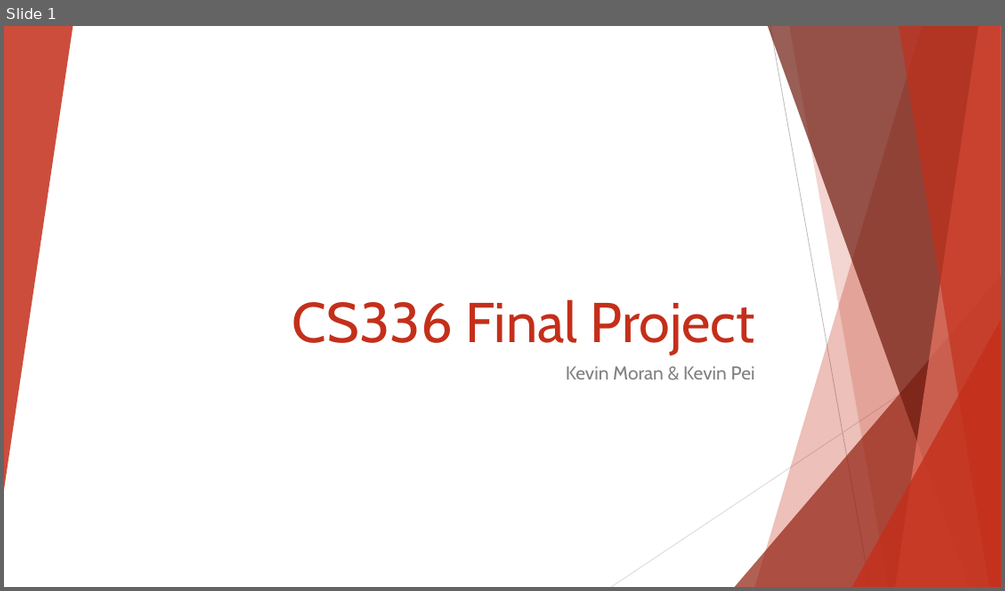
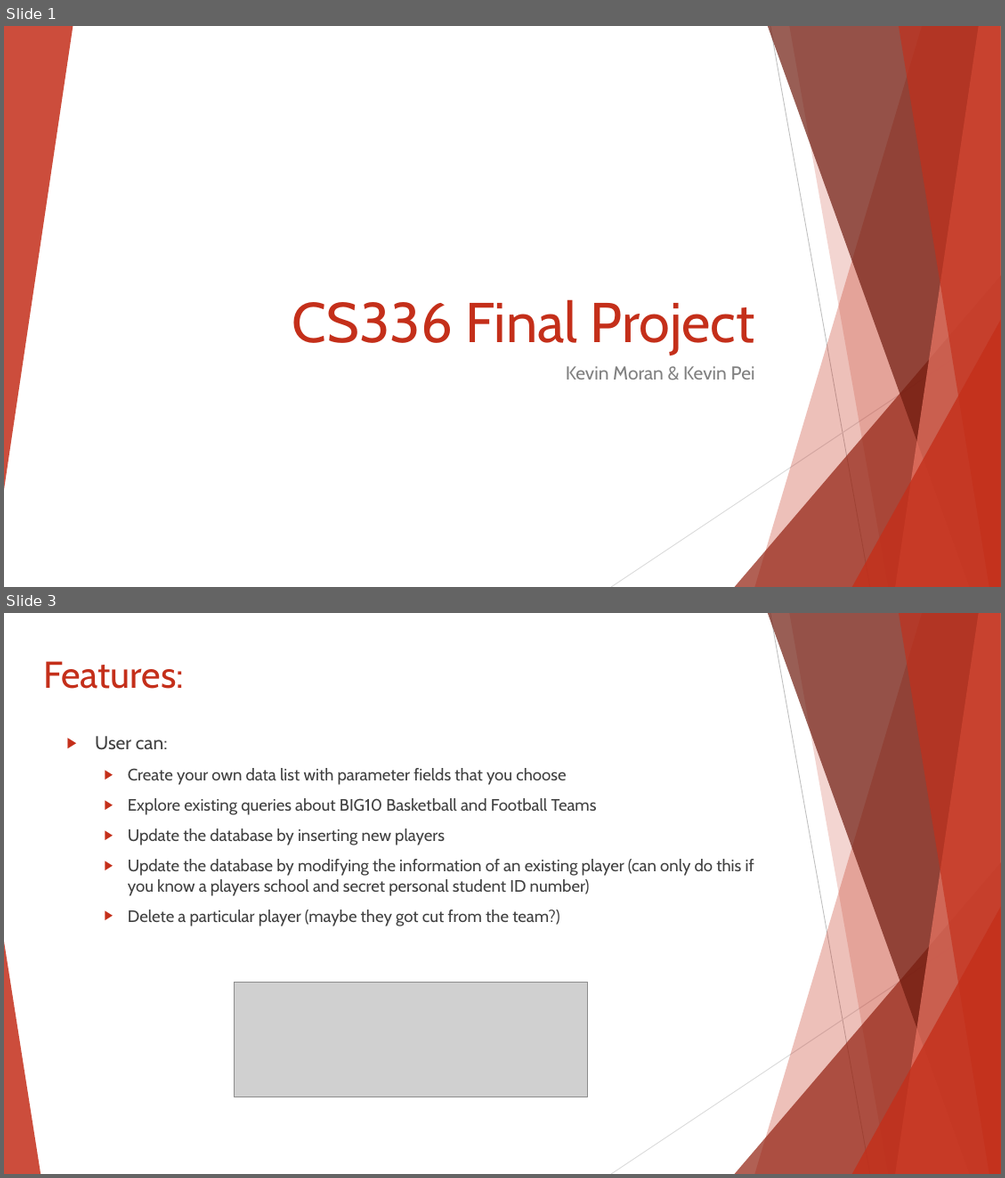
Before and after one commit to kevinpei/cs336finalproject, a slide deck: CS336 Final Project.pptx. Shown one above the other, each under a label of ours: slide 1 before the commit, slides 1 and 3 after it; the slides between them are not shown. The pictures are 1005x591 and 1005x1178 pixels, drawn with LibreOffice and Linux fonts; fonts in the diff are those of the drawing; grey boxes stand for pictures. Boxes give left, top, right and bottom in pixels: in the first picture for what was removed or moved away, otherwise in the second. Text is boxed around its words. In the diff, an @@ line names an element or a change of style, - is before the commit and + after.

```diff
--- a/CS336 Final Project.pptx
+++ b/CS336 Final Project.pptx
@@ slide 3 added at [4, 613, 1001, 1174], background #FFFFFF; not listed: 9 template elements that a slide beside it also shows @@
@@ title added at [43, 661, 184, 689], 36 pt, text #C42F1A @@
+Features:
@@ text added at [95, 736, 754, 926], 16 pt, text #404040 @@
+▶ User can:
+  ▶ Create your own data list with parameter fields that you choose
+  ▶ Explore existing queries about BIG10 Basketball and Football Teams
+  ▶ Update the database by inserting new players
+  ▶ Update the database by modifying the information of an existing player (can only do this if you know a players school and secret personal student ID number)
+  ▶ Delete a particular player (maybe they got cut from the team?)
@@ triangle added at [4, 941, 40, 1174], fill #C42F1A at 85% opacity @@
@@ picture added at [235, 981, 587, 1096] @@
```
Also in this commit, not shown: 2 slides changed, 8 other slides added, 1 slide removed, 18 other files.
